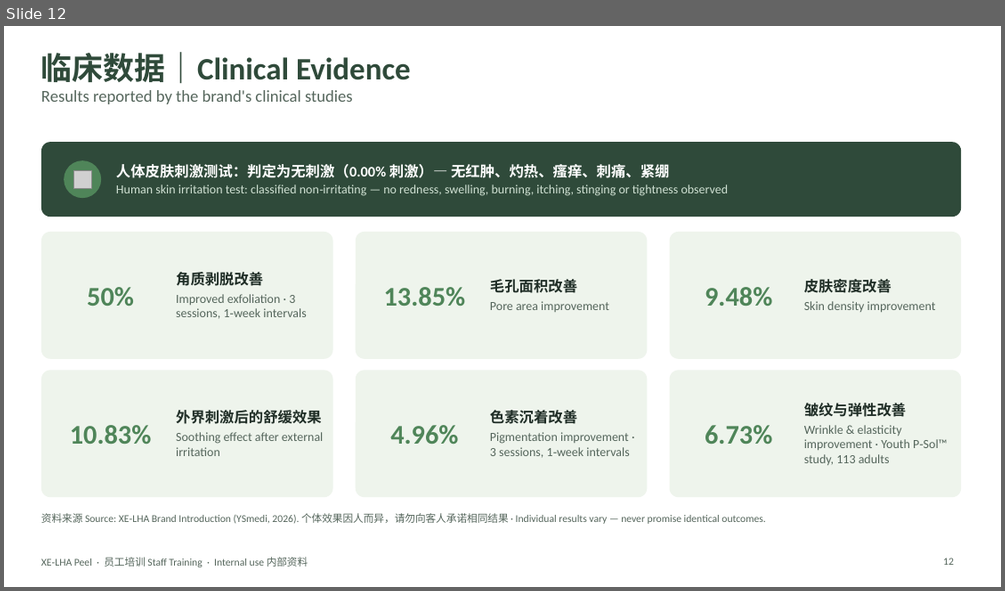
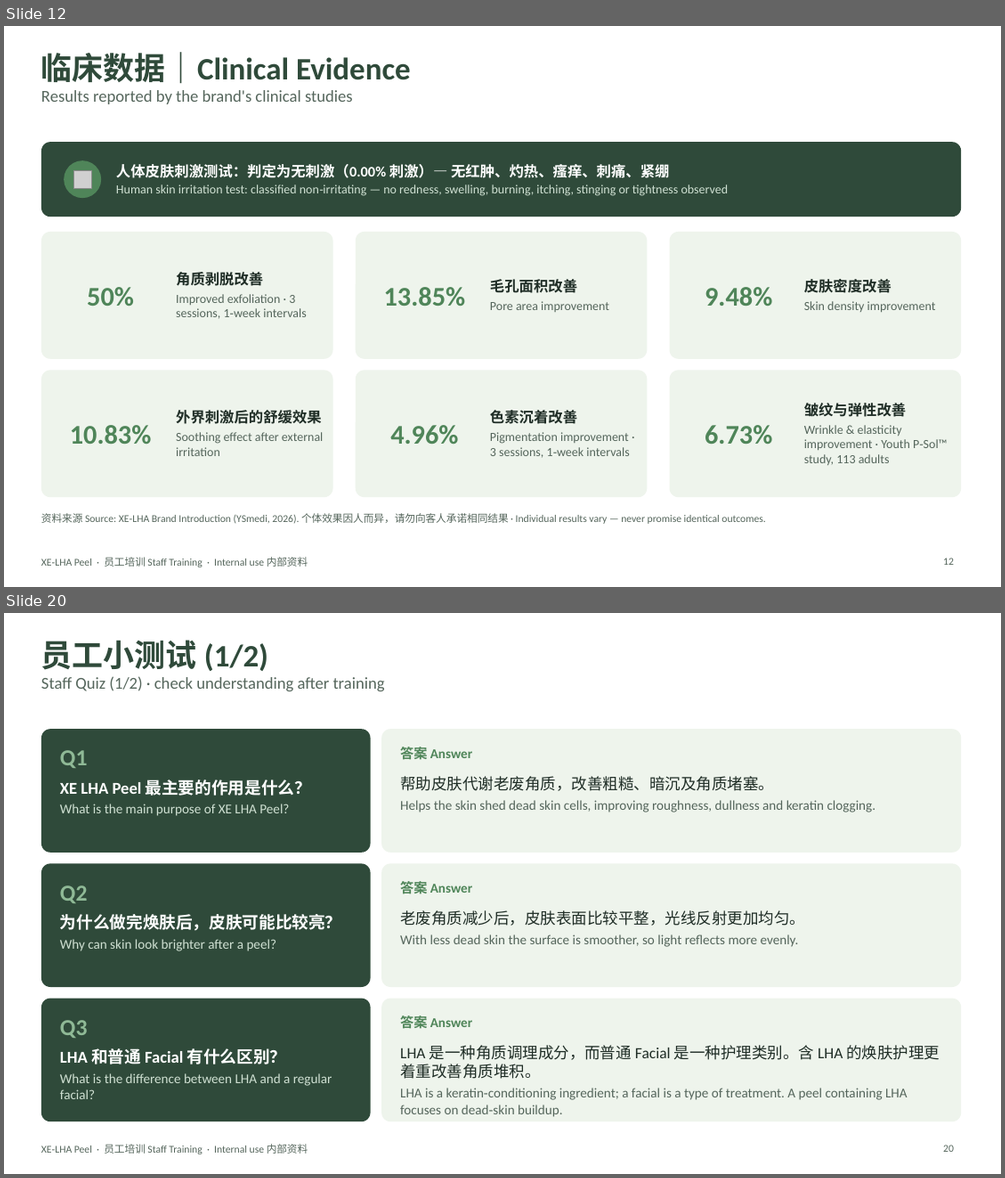
Before and after one commit to wanxinlee/cautious-computing-machine, a slide deck: XE-LHA-Peel-Staff-Training.pptx. Shown one above the other, each under a label of ours: slide 12 before the commit, slides 12 and 20 after it; the slides between them are not shown. The pictures are 1005x591 and 1005x1178 pixels, drawn with LibreOffice and Linux fonts; fonts in the diff are those of the drawing; grey boxes stand for pictures. Boxes give left, top, right and bottom in pixels: in the first picture for what was removed or moved away, otherwise in the second. Text is boxed around its words. In the diff, an @@ line names an element or a change of style, - is before the commit and + after.

```diff
--- a/XE-LHA-Peel-Staff-Training.pptx
+++ b/XE-LHA-Peel-Staff-Training.pptx
@@ slide 20 added at box(4, 613, 1001, 1174), background #FFFFFF; not listed: 1 template element that a slide beside it also shows @@
@@ title added at box(41, 640, 385, 691), 16 pt, text #55665C @@
+员工小测试 (1/2)
+Staff Quiz (1/2) · check understanding after training
@@ rounded rectangle added at box(41, 729, 371, 852), fill #2F4A3A @@
@@ rounded rectangle added at box(381, 729, 961, 852), fill #EEF4EC @@
@@ text added at box(60, 750, 88, 768), 22 pt, text #8FB996, bold @@
+Q1
@@ text added at box(400, 747, 472, 759), 13 pt, text #4F8559, bold @@
+答案 Answer
@@ text added at box(60, 779, 311, 816), 13 pt, text #CFE0D2 @@
+XE LHA Peel 最主要的作用是什么？
+What is the main purpose of XE LHA Peel?
@@ text added at box(400, 776, 876, 812), 13 pt, text #55665C @@
+帮助皮肤代谢老废角质，改善粗糙、暗沉及角质堵塞。
+Helps the skin shed dead skin cells, improving roughness, dullness and keratin clogging.
@@ rounded rectangle added at box(41, 863, 371, 987), fill #2F4A3A @@
@@ rounded rectangle added at box(381, 863, 961, 987), fill #EEF4EC @@
@@ text added at box(60, 885, 88, 903), 22 pt, text #8FB996, bold @@
+Q2
@@ text added at box(400, 881, 472, 893), 13 pt, text #4F8559, bold @@
+答案 Answer
@@ text added at box(60, 914, 342, 951), 13 pt, text #CFE0D2 @@
+为什么做完焕肤后，皮肤可能比较亮？
+Why can skin look brighter after a peel?
@@ text added at box(400, 910, 805, 947), 13 pt, text #55665C @@
+老废角质减少后，皮肤表面比较平整，光线反射更加均匀。
+With less dead skin the surface is smoother, so light reflects more evenly.
@@ rounded rectangle added at box(41, 998, 371, 1121), fill #2F4A3A @@
@@ rounded rectangle added at box(381, 998, 961, 1121), fill #EEF4EC @@
@@ text added at box(60, 1020, 88, 1038), 22 pt, text #8FB996, bold @@
+Q3
@@ text added at box(400, 1015, 472, 1028), 13 pt, text #4F8559, bold @@
+答案 Answer
@@ text added at box(60, 1048, 332, 1099), 13 pt, text #CFE0D2 @@
+LHA 和普通 Facial 有什么区别？
+What is the difference between LHA and a regular facial?
@@ text added at box(400, 1045, 939, 1117), 13 pt, text #55665C @@
+LHA 是一种角质调理成分，而普通 Facial 是一种护理类别。含 LHA 的焕肤护理更着重改善角质堆积。
+LHA is a keratin‑conditioning ingredient; a facial is a type of treatment. A peel containing LHA focuses on dead‑skin buildup.
@@ page number added at box(943, 1144, 954, 1151), 10 pt, text #55665C @@
+20
```
Also in this commit, not shown: 3 slides changed, 17 other slides added, 2 slides removed.
